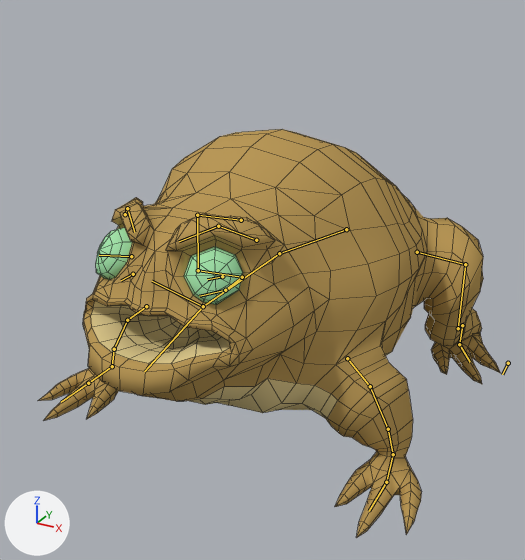
Renders of the Blender file Blender/Characters/Froggo.blend from each side of a commit.
Both versions are drawn from a camera (50 mm lens) standing at (2.14, -4.18, 2.88) and looking at (0.01, -0.31, 0.94). The lights are fixed; the arrows at lower left show +X, +Y and +Z. The bones that bend it are drawn over the model as lines. Mesh edges are drawn as thin lines.

In view in the first picture: 'Froggo'.
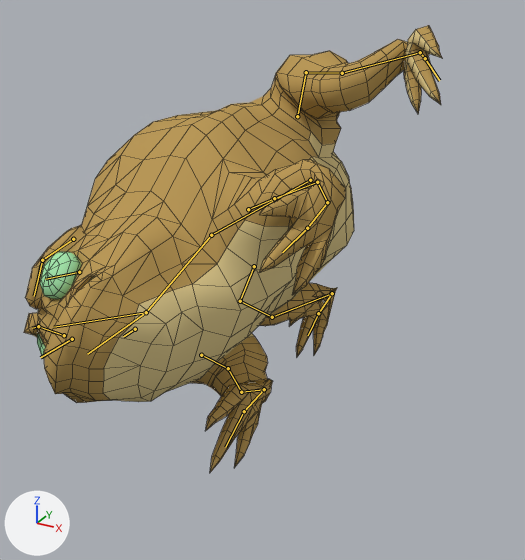
The newer file adds an action. The first version stands in its rest pose; the second is drawn at frame 16 of the action 'Dying'.

Changed parts and their boxes (x1, y1, x2, y2) in the pictures (525 x 560 px):
'Froggo', posed (10% narrower, 9% taller): before (38, 129, 500, 538); after (24, 25, 442, 472)
bone 'upperBody', root to tip: before (279, 253) to (203, 306); after (211, 235) to (146, 312)
bone 'jaw', root to tip: before (203, 306) to (144, 371); after (146, 312) to (87, 354)
bone 'head', root to tip: before (203, 306) to (152, 281); after (146, 312) to (53, 327)
bone 'backBrow_L', root to tip: before (256, 240) to (218, 226); after (73, 239) to (42, 260)
bone 'backBrow_R', root to tip: before (125, 214) to (127, 208); after (64, 335) to (38, 326)
bone 'shoulder_R', root to tip: before (146, 306) to (127, 320); after (201, 355) to (228, 368)
bone 'toes_R', root to tip: before (225, 290) to (199, 296); after (318, 313) to (308, 335)
bone 'legPole_R', root to tip: before (133, 274) to (121, 280); after (135, 329) to (123, 336)

The edits, one by one:
Bone 'control' (bone_control) moves from (0.0, 0.0, 0.0) to (0.333, 0.0, 0.434).
Bone 'control' (bone_control) turns from (0, 0, 0) to (-27, 67, -26) degrees about its own x, y and z.
Bone 'upperBody' (bone_upperbody) turns from (0, 0, 0) to (-8, -1, 1) degrees about its own x, y and z.
Bone 'jaw' (bone_jaw) turns from (0, 0, 0) to (19, -3, 11) degrees about its own x, y and z.
Bone 'head' (bone_head) turns from (0, 0, 0) to (-5, -1, 0) degrees about its own x, y and z.
Bone 'backBrow_L' (bone_backbrow_l) moves from (0.0, 0.0, 0.0) to (-0.05, 0.003, 0.058).
Bone 'backBrow_R' (bone_backbrow_r) moves from (0.0, 0.0, 0.0) to (0.05, 0.003, 0.058).
Bone 'shoulder_R' (bone_shoulder_r) moves from (0.0, 0.0, 0.0) to (-0.045, -0.123, -0.015).
Bone 'shoulder_R' (bone_shoulder_r) turns from (0, 0, 0) to (-6, -7, 46) degrees about its own x, y and z.
Bone 'toes_R' (bone_toes_r) turns from (0, 0, 0) to (14, 2, -3) degrees about its own x, y and z.
Bone 'armIK_L' (bone_armik_l) moves from (0.0, 0.0, 0.0) to (-0.457, -0.019, 1.563).
Bone 'armIK_L' (bone_armik_l) turns from (0, 0, 0) to (-28, -61, 11) degrees about its own x, y and z.
Bone 'legIK_L' (bone_legik_l) moves from (0.0, 0.0, 0.0) to (-0.393, -0.479, 2.143).
Bone 'legIK_L' (bone_legik_l) turns from (0, 0, 0) to (-65, -103, 80) degrees about its own x, y and z.
Bone 'armPole_L' (bone_armpole_l) moves from (0.0, 0.0, 0.0) to (0.0, 0.0, 1.905).
Bone 'legPole_L' (bone_legpole_l) moves from (0.0, 0.0, 0.0) to (0.0, 0.0, -2.452).
Bone 'armIK_R' (bone_armik_r) moves from (0.0, 0.0, 0.0) to (1.164, 0.369, 0.107).
Bone 'armIK_R' (bone_armik_r) turns from (0, 0, 0) to (-23, -75, 25) degrees about its own x, y and z.
Bone 'legIK_R' (bone_legik_r) moves from (0.0, 0.0, 0.0) to (0.913, 0.0, 0.031).
Bone 'legIK_R' (bone_legik_r) turns from (0, 0, 0) to (-50, -67, 47) degrees about its own x, y and z.
Bone 'armPole_R' (bone_armpole_r) moves from (0.0, 0.0, 0.0) to (-0.328, 0.552, -0.085).
Bone 'legPole_R' (bone_legpole_r) moves from (0.0, 0.0, 0.0) to (-0.024, 0.0, 0.528).
